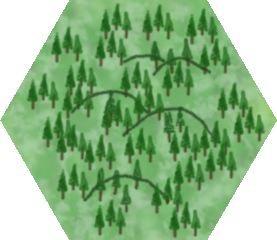
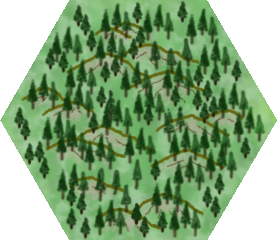
Before/after of a (277, 240) layered artwork. What changed in the layer stack:
painted on "Trees" over (13, 0, 266, 240)
painted on "Hills" over (20, 20, 245, 234)
painted on "Base" over (26, 21, 246, 237)
